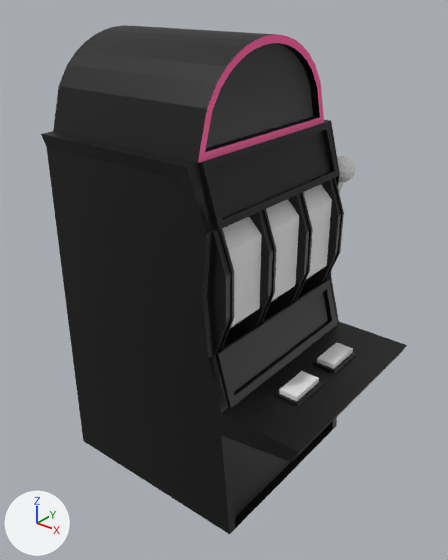
What one commit did to the FBX model Assets/Models/slotMachine.fbx.
Rendered twice from a 50 mm camera at (3.96, -4.72, 2.48) aimed at (0.22, -0.05, -0.42). Every picture has the same lights, and +X, +Y and +Z are marked at lower left.

The scene before the commit, as lines of its bpy script (objects in view):
```python
mat_material = principled_material('Material')
mat_material.texture = img_slotmachine_fbm
me_cube = bpy.data.meshes.new('Cube')
me_cube.from_pydata(...)  # 1024 vertices, 594 faces; spans x -0.85..2.19, y -1.14..1.14, z -2.64..2.05
me_cube.materials.append(mat_material)  # picture img_slotmachine_fbm
# before: 50 (1.14, -1.0, 0.0), 53 (1.19, -1.1, -0.6) at pixel (208, 358), 67 (1.13, -1.1, 0.0) at pixel (202, 297), 106 (1.19, -1.1, 0.6) at pixel (207, 233), 147 (1.19, -1.0, -0.6) at pixel (215, 353)
# before: 473 (1.19, -1.0, 0.6) at pixel (214, 230)
me_cube_002 = bpy.data.meshes.new('Cube.002')
me_cube_002.from_pydata(...)  # 20 vertices, 11 faces; spans x -0.099..0.099, y -0.2..0.2, z -0.04..0.011
me_cylinder_006 = bpy.data.meshes.new('Cylinder.006')
me_cylinder_006.from_pydata(...)  # 96 vertices, 82 faces; spans x -0.29..0.53, y 0.0..0.37, z -0.29..1.46
ob_leftbutton = bpy.data.objects.new('LeftButton', me_cube_002)
ob_leftbutton.location = (1.4, -0.35, -1.07)
ob_lever = bpy.data.objects.new('Lever', me_cylinder_006)
ob_lever.location = (0.43, 1.07, -0.7)
ob_machine = bpy.data.objects.new('Machine', me_cube)
ob_machine.location = (-0.3, 0.0, 0.0)
# also in view: 'RightButton' at (1.4, 0.35, -1.09); 'CylinderMiddle' at (0.0, 0.01, 0.0); 'CylinderRight' at (0.0, 0.64, 0.0); 'CylinderLeft' at (0.0, -0.62, 0.0)
```
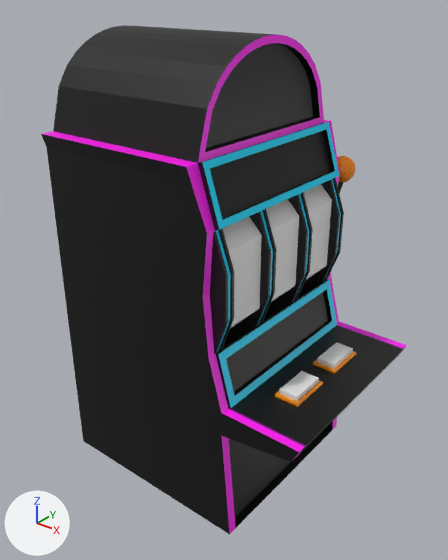
The edits, one by one:
Picture 'lever-emission.png' (img_lever_emission_png) is new.
Picture 'machine_emission.png' (img_machine_emission_png) is new.
Material 'Material' (mat_material) changes its picture from img_slotmachine_fbm to img_machine_emission_png.
Material 'Material.001' (mat_material_001) is new.
Its texture is img_lever_emission_png.
me_cube has 1024 vertices, 594 faces and spans x -0.85..2.19, y -1.14..1.14, z -2.64..2.05.
me_cube is used by ob_machine; location (-0.3, 0.0, 0.0).
Verts and faces of me_cube; kept vertices keep their numbers, new ones are numbered from 1024.
Part 1, on me_cube:
Faces deleted: (50, 147, 53, 67), (50, 67, 106, 473).
New faces: (50, 67, 53, 147), (50, 473, 106, 67).
me_cube part 2: 590 kept faces spanning x -0.85..2.19, y -1.14..1.14, z -2.64..2.05 get new texture (UV) coordinates.
me_cylinder_006 has 96 vertices, 82 faces and spans x -0.29..0.53, y 0.0..0.37, z -0.29..1.46.
me_cylinder_006 now uses material mat_material_001 (picture img_lever_emission_png).

Where the change shows, as pixel boxes (x1, y1, x2, y2) in the pictures (448 x 560 px; the box of a moved part takes in the faces that stretch with it):
'Machine', surface changed: (41, 34, 407, 534) in both
'Lever', recoloured (grey to brown): (337, 156, 355, 194) in both
part 1 of me_cube, moved or reshaped: (203, 230, 215, 358) in both
part 2 of me_cube, surface changed: (41, 34, 407, 534) in both
